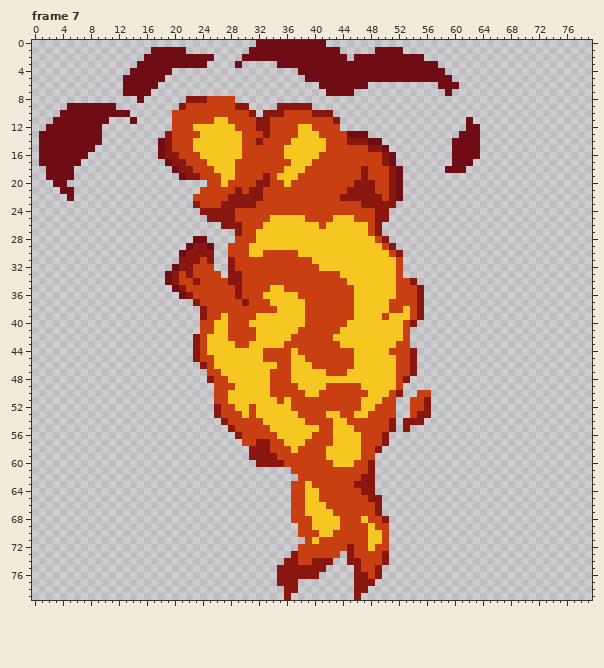
A pixel-art file gets an edit: Assets/Art/Sprites/Fireball.aseprite. The first picture shows the starting point.
80x80 pixels, 10 frames. Shown: frame 7. The commit also changed other frames, which this record leaves out.
After the commit:
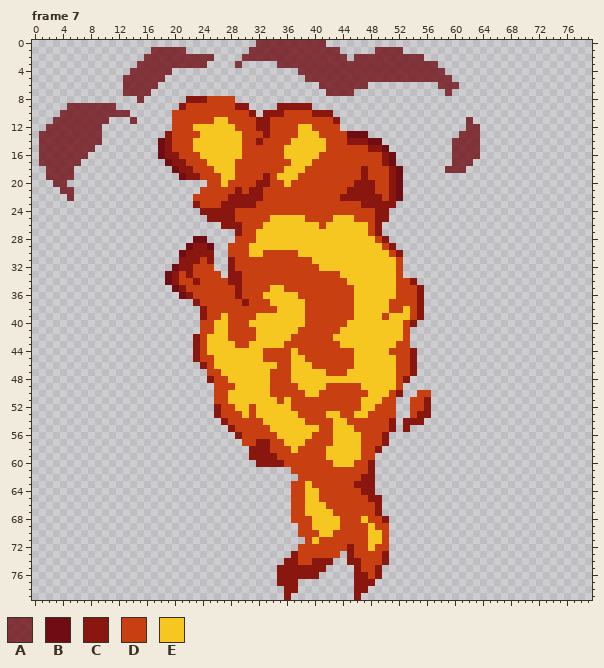
Palette (. is transparent): A #6f0c14c9  B #6f0c14  C #8a170f  D #c83f12  E #f6c621
Diff:
{"change": "layer \"Transluscent\" opacity 79% added"}
{"where": "frame 7, layer \"Transluscent\""}
{"frame":7,"y":0,"x":32,"old":"BBBBBBBBBB","new":"AAAAAAAAAA"}
{"frame":7,"y":1,"x":17,"old":"BBBBB","new":"AAAAA"}
{"frame":7,"y":1,"x":31,"old":"BBBBBBBBBBBBB","new":"AAAAAAAAAAAAA"}
{"frame":7,"y":1,"x":49,"old":"BBBB","new":"AAAA"}
{"frame":7,"y":2,"x":16,"old":"BBBBBBBBBB","new":"AAAAAAAAAA"}
{"frame":7,"y":2,"x":30,"old":"BBBBBBBBBBBBBBB","new":"AAAAAAAAAAAAAAA"}
{"frame":7,"y":2,"x":46,"old":"BBBBBBBBBB","new":"AAAAAAAAAA"}
{"frame":7,"y":3,"x":15,"old":"BBBBBBBBBB","new":"AAAAAAAAAA"}
{"frame":7,"y":3,"x":29,"old":"B","new":"A"}
{"frame":7,"y":3,"x":35,"old":"BBBBBBBBBBBBBBBBBBBBBBB","new":"AAAAAAAAAAAAAAAAAAAAAAA"}
{"frame":7,"y":4,"x":14,"old":"BBBBBB","new":"AAAAAA"}
{"frame":7,"y":4,"x":38,"old":"BBBBBBBBBBBBBBBBBBBBB","new":"AAAAAAAAAAAAAAAAAAAAA"}
{"frame":7,"y":5,"x":13,"old":"BBBBBB","new":"AAAAAA"}
{"frame":7,"y":5,"x":39,"old":"BBBBBBBBBBBBBBBBBBBBB","new":"AAAAAAAAAAAAAAAAAAAAA"}
{"frame":7,"y":6,"x":13,"old":"BBBBB","new":"AAAAA"}
{"frame":7,"y":6,"x":41,"old":"BBBBBBB","new":"AAAAAAA"}
{"frame":7,"y":6,"x":58,"old":"BBB","new":"AAA"}
{"frame":7,"y":7,"x":13,"old":"BBBB","new":"AAAA"}
{"frame":7,"y":7,"x":42,"old":"BBBB","new":"AAAA"}
{"frame":7,"y":7,"x":59,"old":"B","new":"A"}
{"frame":7,"y":8,"x":15,"old":"B","new":"A"}
{"frame":7,"y":9,"x":5,"old":"BBBBBBB","new":"AAAAAAA"}
{"frame":7,"y":10,"x":4,"old":"BBBBBBBBBB","new":"AAAAAAAAAA"}
{"frame":7,"y":11,"x":3,"old":"BBBBBBBB","new":"AAAAAAAA"}
{"frame":7,"y":11,"x":14,"old":"B","new":"A"}
{"frame":7,"y":11,"x":62,"old":"B","new":"A"}
{"frame":7,"y":12,"x":2,"old":"BBBBBBBB","new":"AAAAAAAA"}
{"frame":7,"y":12,"x":62,"old":"BB","new":"AA"}
{"frame":7,"y":13,"x":1,"old":"BBBBBBBBB","new":"AAAAAAAAA"}
{"frame":7,"y":13,"x":61,"old":"BBB","new":"AAA"}
{"frame":7,"y":14,"x":1,"old":"BBBBBBBBB","new":"AAAAAAAAA"}
{"frame":7,"y":14,"x":60,"old":"BBBB","new":"AAAA"}
{"frame":7,"y":15,"x":1,"old":"BBBBBBBB","new":"AAAAAAAA"}
{"frame":7,"y":15,"x":60,"old":"BBBB","new":"AAAA"}
{"frame":7,"y":16,"x":1,"old":"BBBBBBB","new":"AAAAAAA"}
{"frame":7,"y":16,"x":60,"old":"BBBB","new":"AAAA"}
{"frame":7,"y":17,"x":1,"old":"BBBBBB","new":"AAAAAA"}
{"frame":7,"y":17,"x":60,"old":"BBB","new":"AAA"}
{"frame":7,"y":18,"x":2,"old":"BBBB","new":"AAAA"}
{"frame":7,"y":18,"x":59,"old":"BBB","new":"AAA"}
{"frame":7,"y":19,"x":2,"old":"BBBB","new":"AAAA"}
{"frame":7,"y":20,"x":3,"old":"BB","new":"AA"}
{"frame":7,"y":21,"x":4,"old":"BB","new":"AA"}
{"frame":7,"y":22,"x":5,"old":"B","new":"A"}
{"label":"changed","picture_box":[39,40,480,201]}
